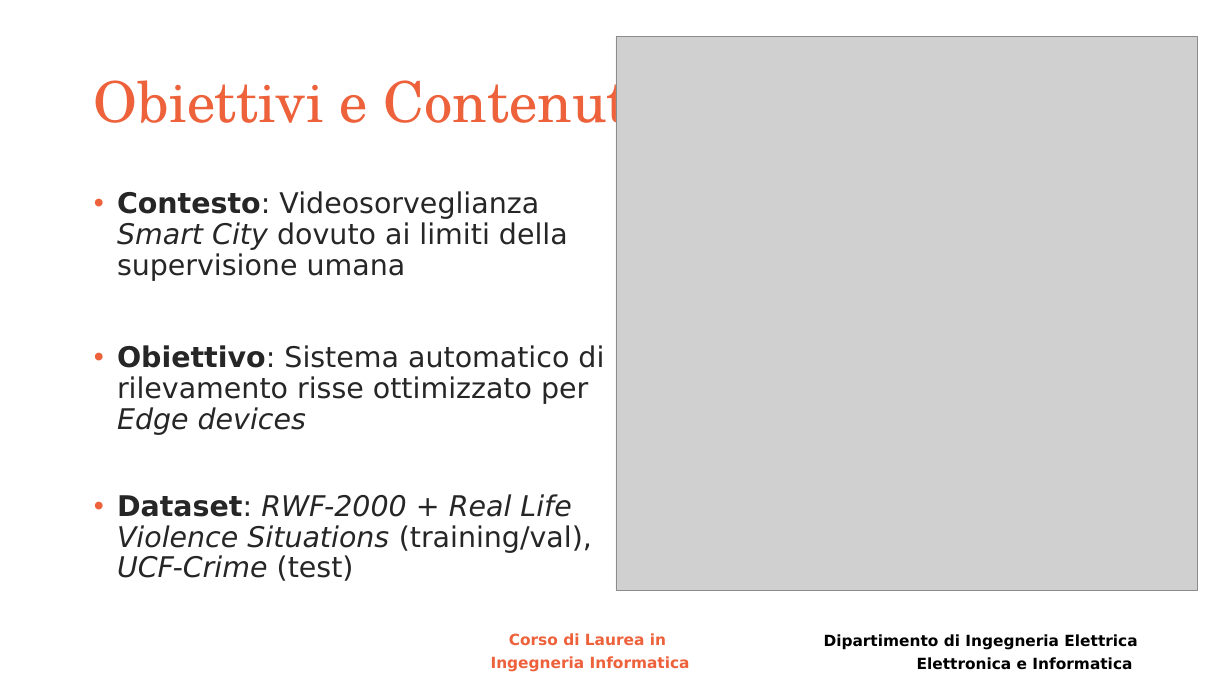
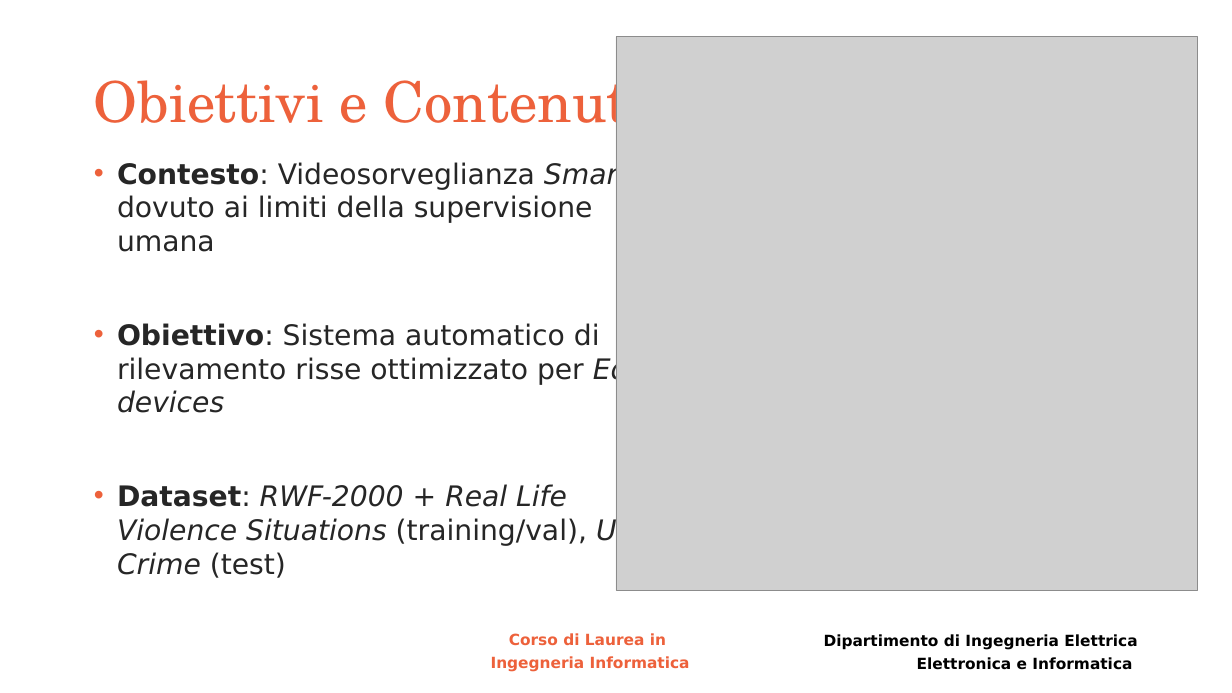
Before and after one commit to Will-Vill/Violence-Detection-LSTM, a slide deck: slide 2 of VillariWilliam1000045058.pptx. Drawn at 1232x693 pixels with LibreOffice and Linux fonts; fonts in the diff are those of the drawing; grey boxes stand for pictures; background and template pictures are left out. Boxes give left, top, right and bottom in pixels: in the first picture for what was removed or moved away, otherwise in the second. Text is boxed around its words. In the diff, an @@ line names an element or a change of style, - is before the commit and + after.

```diff
--- a/VillariWilliam1000045058.pptx
+++ b/VillariWilliam1000045058.pptx
@@ text "Contesto: Videosorveglianza Smart City dovuto ...": place and size @@
-text "Contesto: Videosorveglianza Smart City dovuto ..." at box(117, 191, 604, 581)
+text "Contesto: Videosorveglianza Smart City dovuto ..." at box(117, 161, 664, 578)
@@ text "Contesto: Videosorveglianza Smart City dovuto ..." at box(117, 161, 664, 578): size 22.2 to 22 pt; line spacing 0.9 to 1 @@
```
Also in this commit, not shown: 2 other slides changed.
